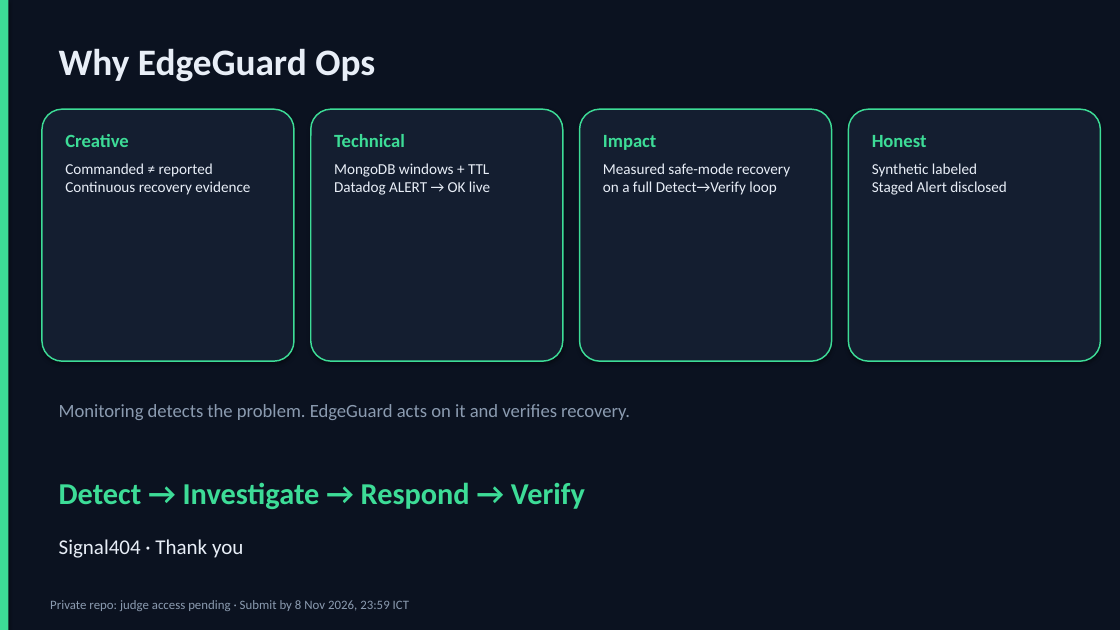
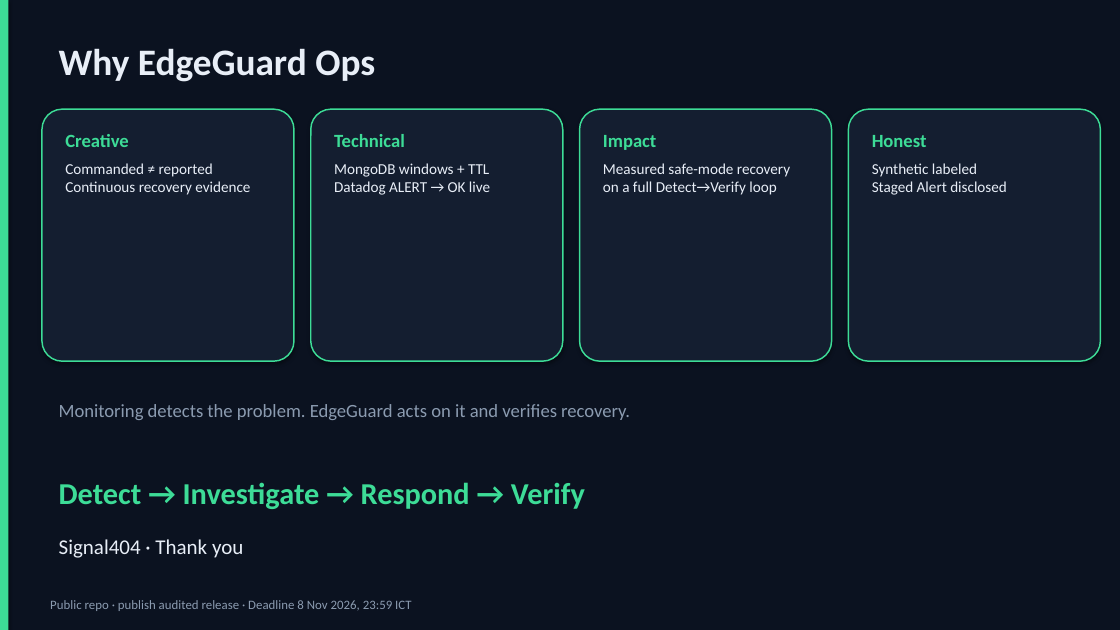
Before and after one commit to thtcsec/signal404-edgeguard-ops, a slide deck: slide 8 of docs/presentation/EdgeGuard-Ops-Submission-20261106.pptx. Drawn at 1120x630 pixels with LibreOffice and Linux fonts; fonts in the diff are those of the drawing. Boxes give left, top, right and bottom in pixels: in the first picture for what was removed or moved away, otherwise in the second. Text is boxed around its words. In the diff, an @@ line names an element or a change of style, - is before the commit and + after.

```diff
--- a/docs/presentation/EdgeGuard-Ops-Submission-20261106.pptx
+++ b/docs/presentation/EdgeGuard-Ops-Submission-20261106.pptx
@@ text at (x1=50, y1=600, x2=411, y2=611): text changed @@
-Private repo: judge access pending · Submit by 8 Nov 2026, 23:59 ICT
+Public repo · publish audited release · Deadline 8 Nov 2026, 23:59 ICT
```
Also in this commit, not shown: 19 other files.
